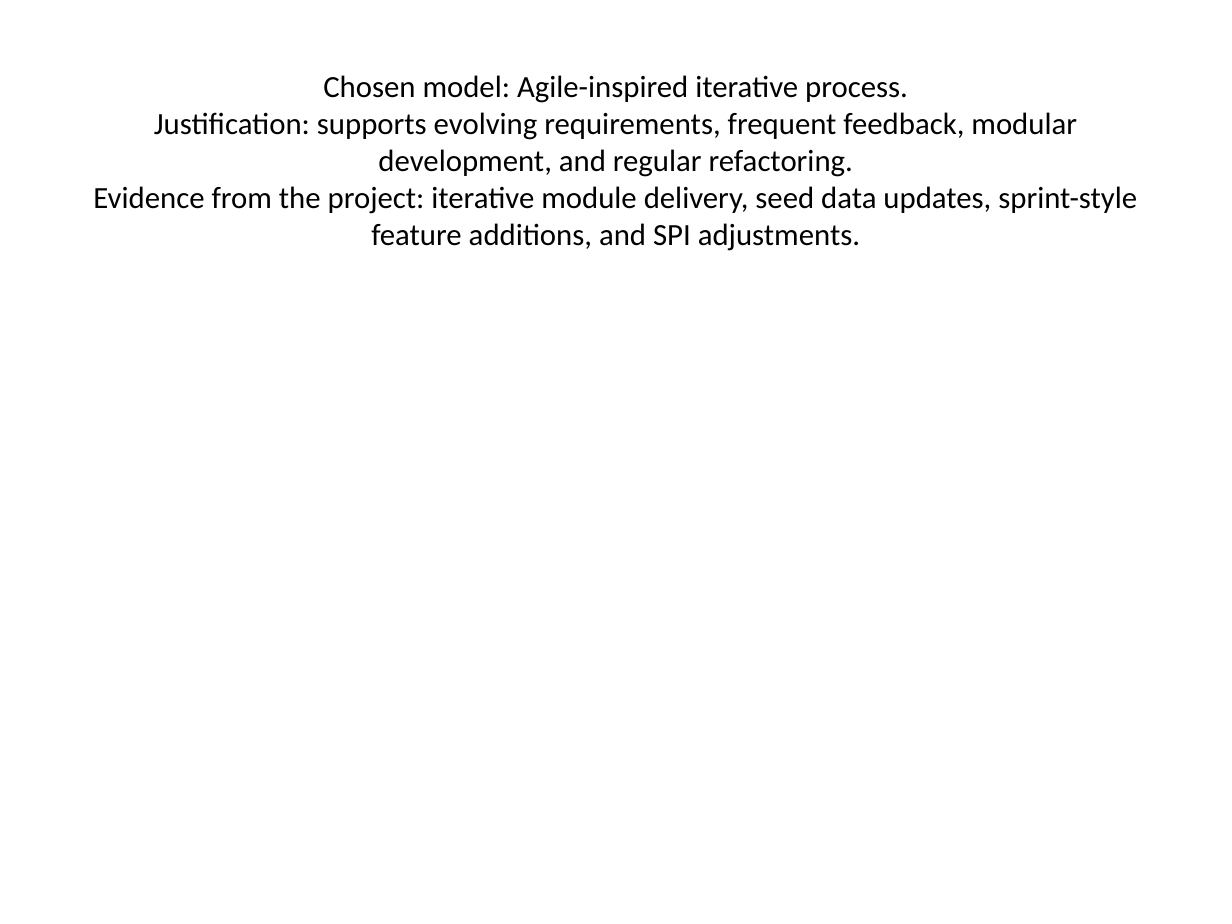
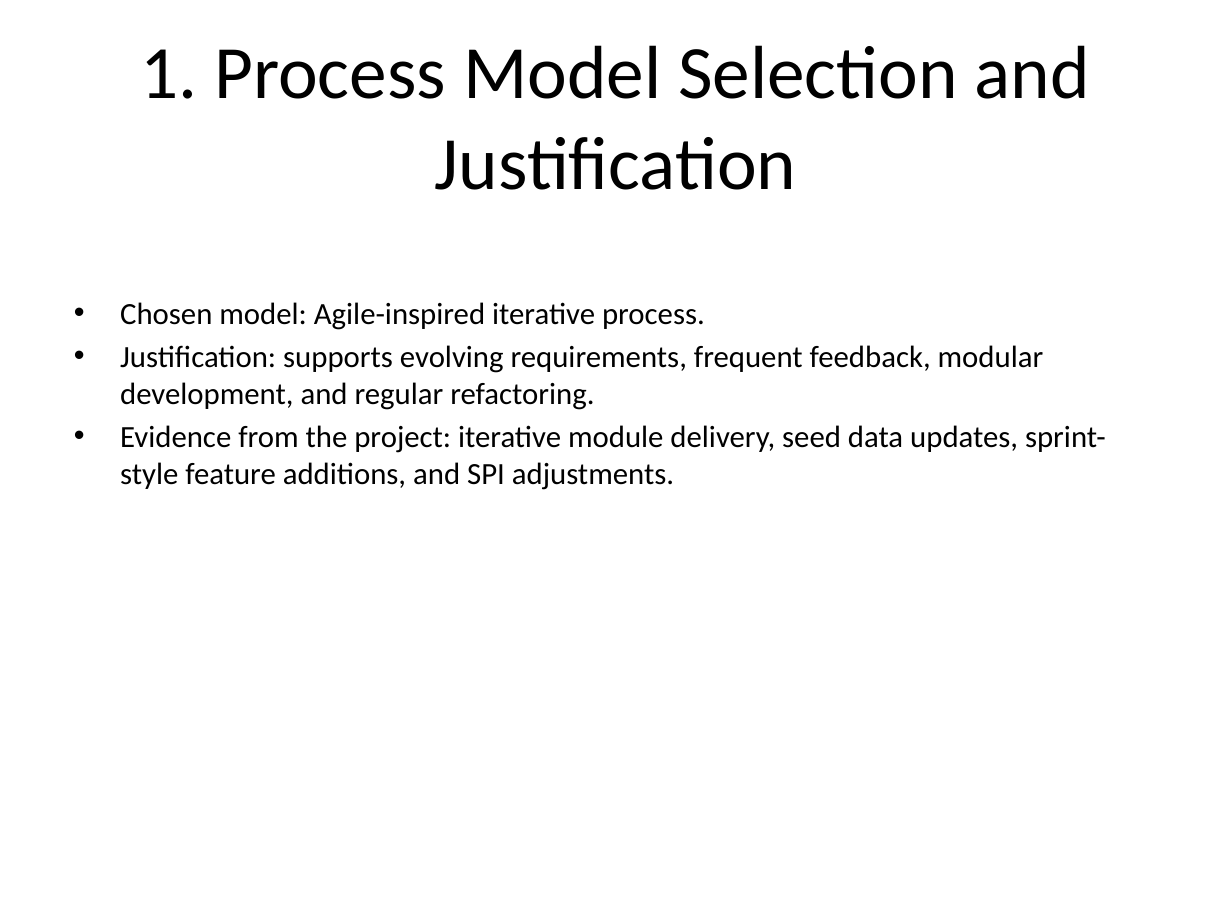
Before and after one commit to zulekhashahbaz926-source/Programming-Practice-Platform, a slide deck: slide 2 of docs/project_presentation.pptx. Drawn at 1232x924 pixels with LibreOffice and Linux fonts; fonts in the diff are those of the drawing. Boxes give left, top, right and bottom in pixels: in the first picture for what was removed or moved away, otherwise in the second. Text is boxed around its words. In the diff, an @@ line names an element or a change of style, - is before the commit and + after.

Commit message:
Add project report and presentation

```diff
--- a/docs/project_presentation.pptx
+++ b/docs/project_presentation.pptx
@@ title at [140,45,1090,190]: text changed; size 18 to 44 pt @@
-Chosen model: Agile-inspired iterative process.
-Justification: supports evolving requirements, frequent feedback, modular development, and regular refactoring.
-Evidence from the project: iterative module delivery, seed data updates, sprint-style feature additions, and SPI adjustments.
+1. Process Model Selection and Justification
@@ text added at [120,302,1106,490], 18 pt, text #000000 @@
+• Chosen model: Agile-inspired iterative process.
+• Justification: supports evolving requirements, frequent feedback, modular development, and regular refactoring.
+• Evidence from the project: iterative module delivery, seed data updates, sprint-style feature additions, and SPI adjustments.
```
Also in this commit, not shown: 9 other slides changed, 1 other file.
